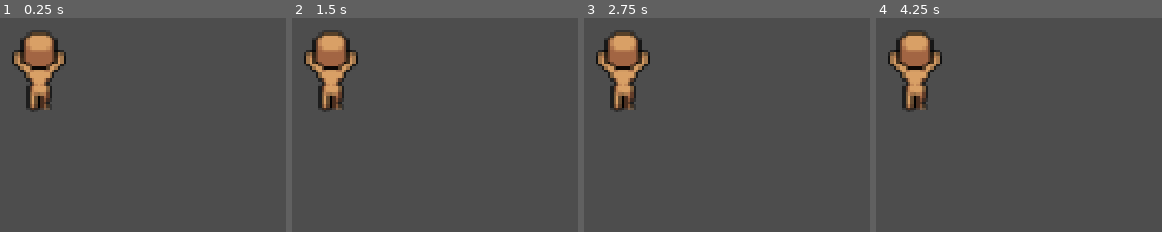
Above: before the commit, frames 1-4 (left to right).
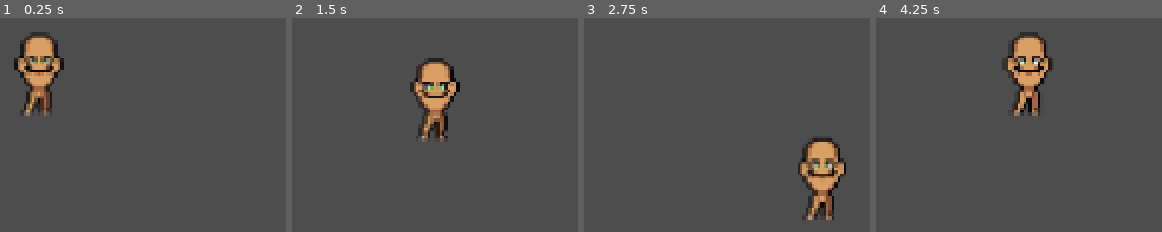
Above: after the commit, the same moments.

Repository: ved0618/MMORPG-Prototype
Game: Godot game, scene res://playground.tscn
The game is run twice, just before and just after one commit, with the same random seed, the same clock (stepped at 60 frames per second) and the same inputs.
Inputs:
- Up to frame 1 (0.25 s): no input
- Up to frame 2 (1.5 s): hold D (right) 0.53-1.28 s; hold S (down) from 1.28 s (still down)
- Up to frame 3 (2.75 s): release S (down) at 2.03 s; hold D (right) from 2.03 s (still down)
- Up to frame 4 (4.25 s): release D (right) at 2.78 s; hold W (up) 2.78-3.53 s; hold A (left) from 3.53 s (still down)

The runs differ from the first frame. In frame 1, 3.2% of the frame differs, in the area x 4-24%, y 5-46%; in frame 2, 8.6%; in frame 3, 8.7%, in the area x 4-92%, y 5-95%; in frame 4, 8.5%.
Error before the commit: Parse Error: Expected ":" after "else". (res://player/player.gd:36)

Commit message:
creating normal animations with keybinds

Diff:
--- a/player/player.gd
+++ b/player/player.gd
@@ -4,14 +4,23 @@
 var cardinal_direction : Vector2 = Vector2.DOWN
 var direction: Vector2 = Vector2.ZERO
 var move_speed : float = 100.0
+var state : String = "idle"
+@onready var animated_sprite : AnimatedSprite2D = $AnimatedSprite2D
 
 func _ready() -> void:
 	pass
 
 func _process(delta: float) -> void:
+	direction.x = Input.get_action_strength("right") - Input.get_action_strength("left")
+	direction.y = Input.get_action_strength("down") - Input.get_action_strength("up")
+
+	velocity = direction * move_speed
+	UpdateAnimation()
+
 	pass
 
 func _physics_process(delta: float) -> void:
+	move_and_slide()
 	pass
 
 func SetDirection() -> bool:
@@ -23,14 +32,13 @@
 	return true
 
 func UpdateAnimation() -> void:
-	AnimationPlayer.play(state + "_" + AnimeDirection())
+	animated_sprite.play(state + "_" + AnimeDirection())
 	pass
 
 func AnimeDirection() -> String:
 	if cardinal_direction == Vector2.DOWN:
 		return "down"
-	if cardinal_direction == Vector2.UP:
+	elif cardinal_direction == Vector2.UP:
 		return "up"
-	if cardinal_direction == Vector2.LEFT:
-		return "left"
-	else cardinal_direction == Vector2.RIGHT:
+	else:
+		return "side"
--- a/player/player.tscn
+++ b/player/player.tscn
@@ -161,7 +161,7 @@
 "texture": SubResource("AtlasTexture_ynsuh")
 }],
 "loop": 1,
-"name": &"idle",
+"name": &"idle_down",
 "speed": 5.0
 }, {
 "frames": [{
@@ -245,5 +245,4 @@
 position = Vector2(298, 113)
 scale = Vector2(2.140625, 1.984375)
 sprite_frames = SubResource("SpriteFrames_1hbya")
-animation = &"up_walk"
-frame_progress = 0.11037952
+animation = &"idle_down"
